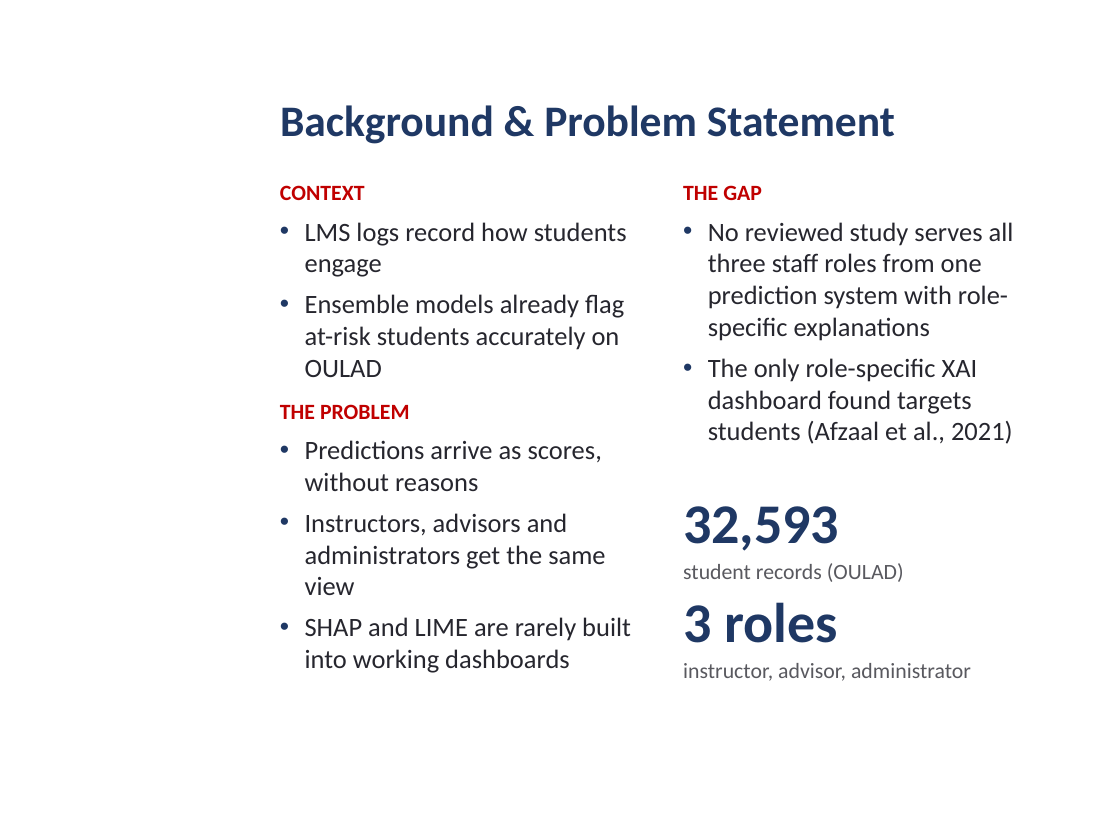
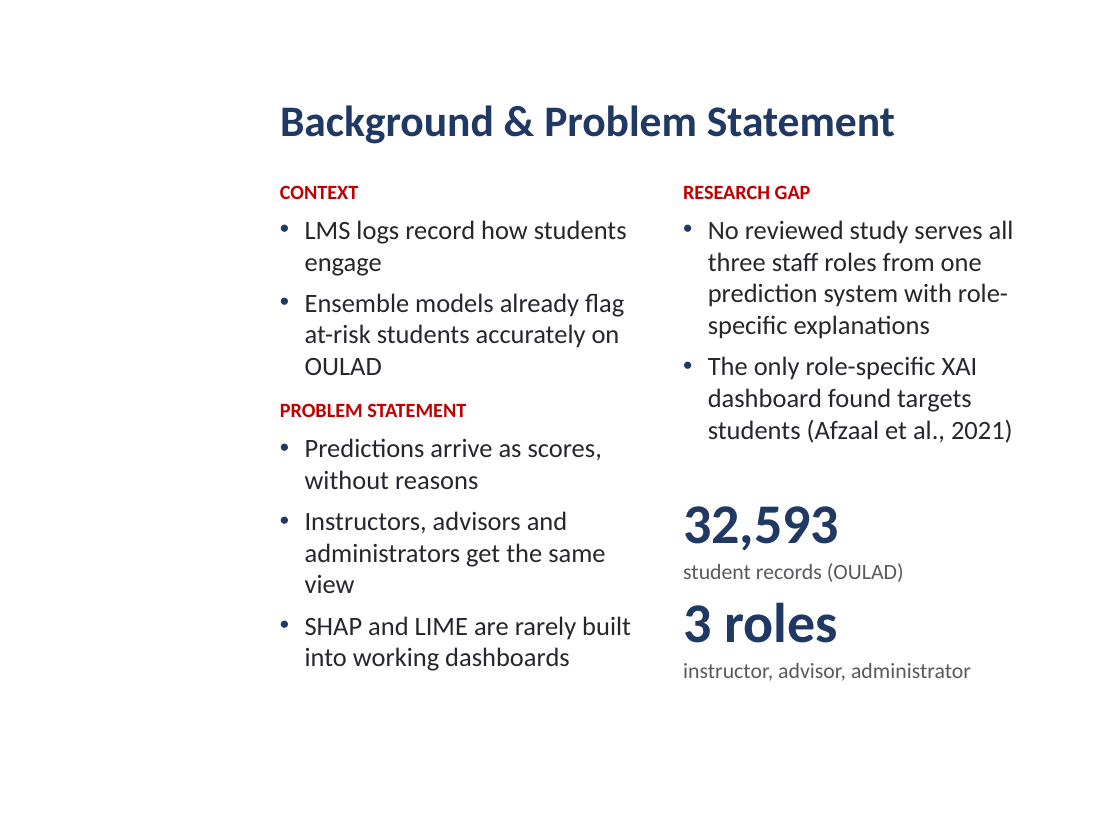
Before and after one commit to daniel-larry/python-run-result, a slide deck: slide 3 of Internal_Defense_Presentation.pptx. Drawn at 1120x840 pixels with LibreOffice and Linux fonts; fonts in the diff are those of the drawing; background and template pictures are left out. Boxes give left, top, right and bottom in pixels: in the first picture for what was removed or moved away, otherwise in the second. Text is boxed around its words. In the diff, an @@ line names an element or a change of style, - is before the commit and + after.

```diff
--- a/Internal_Defense_Presentation.pptx
+++ b/Internal_Defense_Presentation.pptx
@@ text at <box>280,185,358,199</box>: size 14 to 13 pt in "CONTEXT" @@
@@ text at <box>683,185,811,199</box>: text changed; size 14 to 13 pt @@
-THE GAP
+RESEARCH GAP
@@ text at <box>280,403,466,417</box>: text changed; size 14 to 13 pt @@
-THE PROBLEM
+PROBLEM STATEMENT
```
Also in this commit, not shown: 9 other slides changed.
